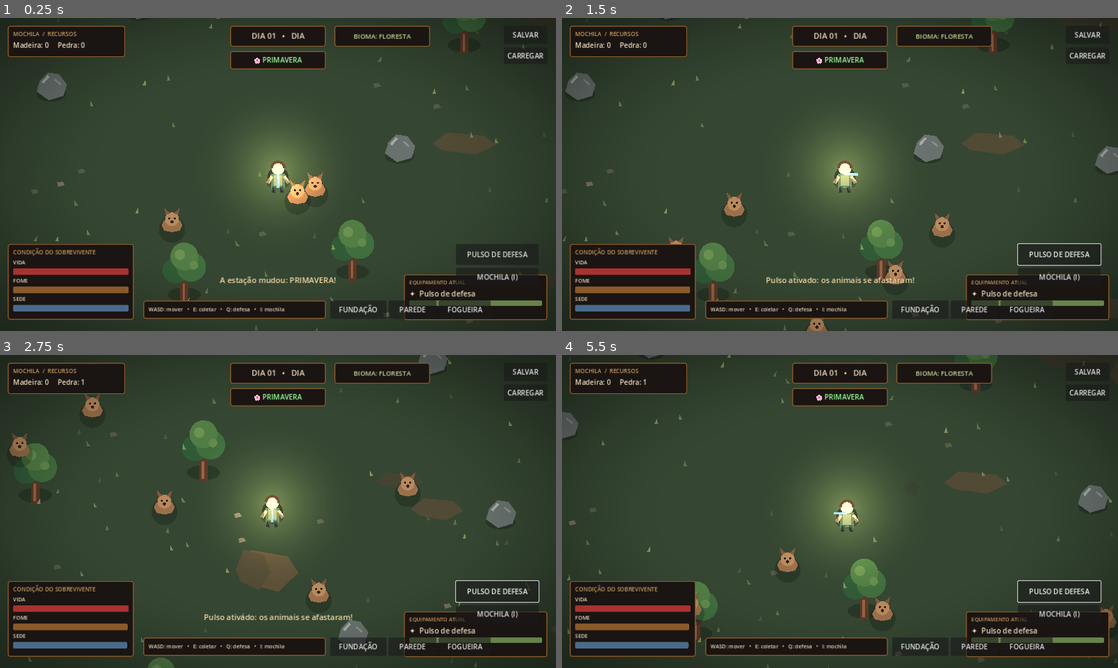
Above: before the commit, frames 1-4 (two rows, left to right).
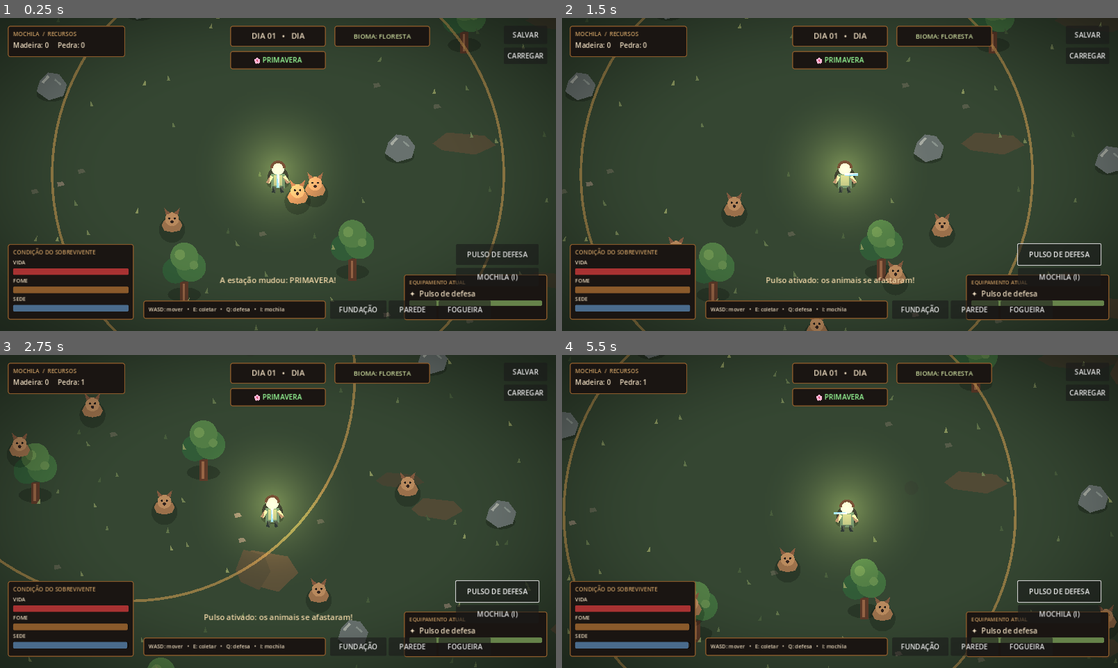
Above: after the commit, the same moments.

Repository: vanessaarcelino13-blip/Jogo-sobreviv-ncia-
Game: Godot game, scene res://scenes/main.tscn
Two runs of this game, one before a commit and one after it. Both use one fixed random seed, a clock stepped at 60 frames per second and the inputs below.
Inputs (mouse positions are in pixels of both pictures, inside the frame that each line leads up to):
- Up to frame 1 (0.25 s): no input
- Up to frame 2 (1.5 s): click "PULSO DE DEFESA" at 0.5 s; tap Enter at 1.25 s; move the mouse to (962, 158) at 1.27 s; hold D (move_right) from 1.28 s (still down); hold Q (defend) from 1.28 s (still down); click (962, 158) at 1.42 s
- Up to frame 3 (2.75 s): move the mouse to (166, 527) at 2.02 s; release D (move_right) at 2.03 s; release Q (defend) at 2.03 s; hold S (move_down) from 2.03 s (still down); tap E (interact) at 2.1 s
- Up to frame 4 (5.5 s): move the mouse to (895, 442) at 2.77 s; release S (move_down) at 2.78 s; hold D (move_right) 2.78-3.53 s; hold Q (defend) 2.78-3.53 s; move the mouse to (812, 574) at 3.52 s; hold W (move_up) 3.53-4.28 s; tap E (interact) at 3.6, 5.1 s; click (812, 574) at 3.67 s; move the mouse to (1006, 558) at 4.27 s; hold Q (defend) 4.28-5.03 s; hold A (move_left) from 4.28 s (still down); move the mouse to (673, 464) at 5.02 s

The runs differ from the first frame. In frame 1, 0.8% of the frame differs, in the area x 9-91%, y 0-100%; in frame 2, 0.7%; in frame 3, 0.6%; in frame 4, 0.7%.

Commit message:
Mostrar limite visual da área segura da base

Diff:
--- a/scripts/main.gd
+++ b/scripts/main.gd
@@ -85,6 +85,7 @@
     ground.polygon = PackedVector2Array([Vector2(-1800,-1200), Vector2(1800,-1200), Vector2(1800,1200), Vector2(-1800,1200)])
     ground.color = Color("#354632")
     add_child(ground)
+    _draw_base_zone()
     for i in range(170):
         var dirt := Polygon2D.new()
         var w := randf_range(18.0, 55.0)
@@ -109,6 +110,27 @@
         pebble.color = Color("#77715e") if i % 2 == 0 else Color("#555b48")
         pebble.z_index = 3
         add_child(pebble)
+
+
+func _draw_base_zone() -> void:
+    var border := Line2D.new()
+    border.name = "LimiteDaBase"
+    border.width = 3.0
+    border.default_color = Color(0.82, 0.62, 0.32, 0.58)
+    border.z_index = 4
+    var points := PackedVector2Array()
+    for i in range(97):
+        var angle := TAU * float(i) / 96.0
+        points.append(Vector2(cos(angle), sin(angle)) * 260.0)
+    border.points = points
+    add_child(border)
+    var base_label := Label.new()
+    base_label.text = "ÁREA SEGURA DA BASE"
+    base_label.position = Vector2(-100, -285)
+    base_label.add_theme_font_size_override("font_size", 15)
+    base_label.add_theme_color_override("font_color", Color("#e0bd83"))
+    base_label.z_index = 5
+    add_child(base_label)
 
 func _create_player() -> void:
     player = PLAYER_SCENE.instantiate()
